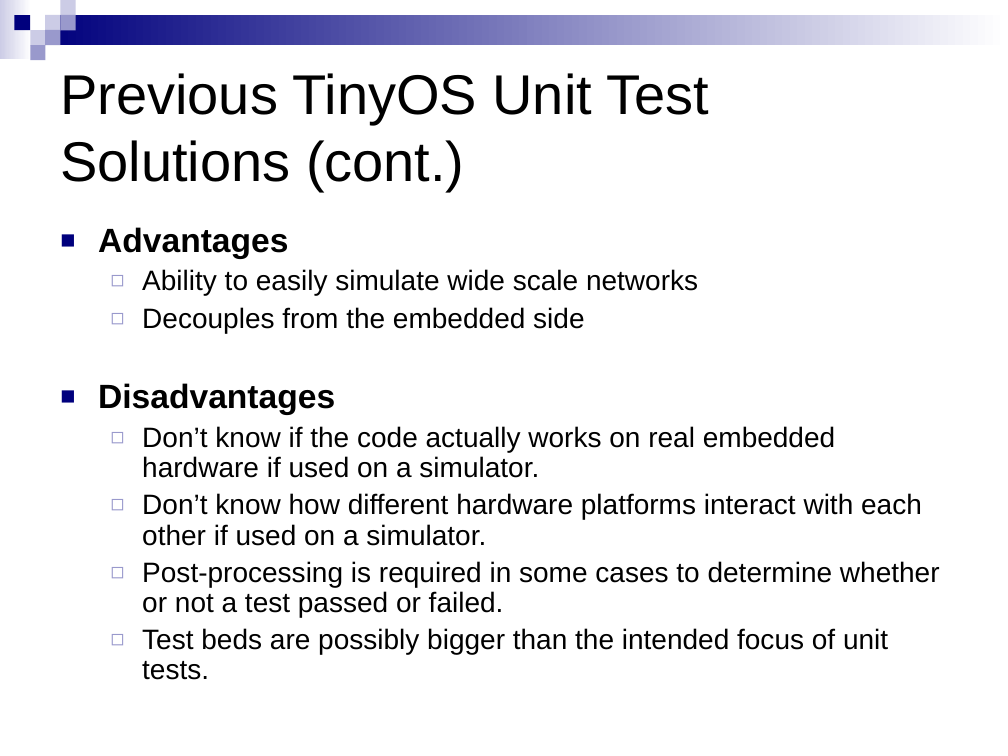
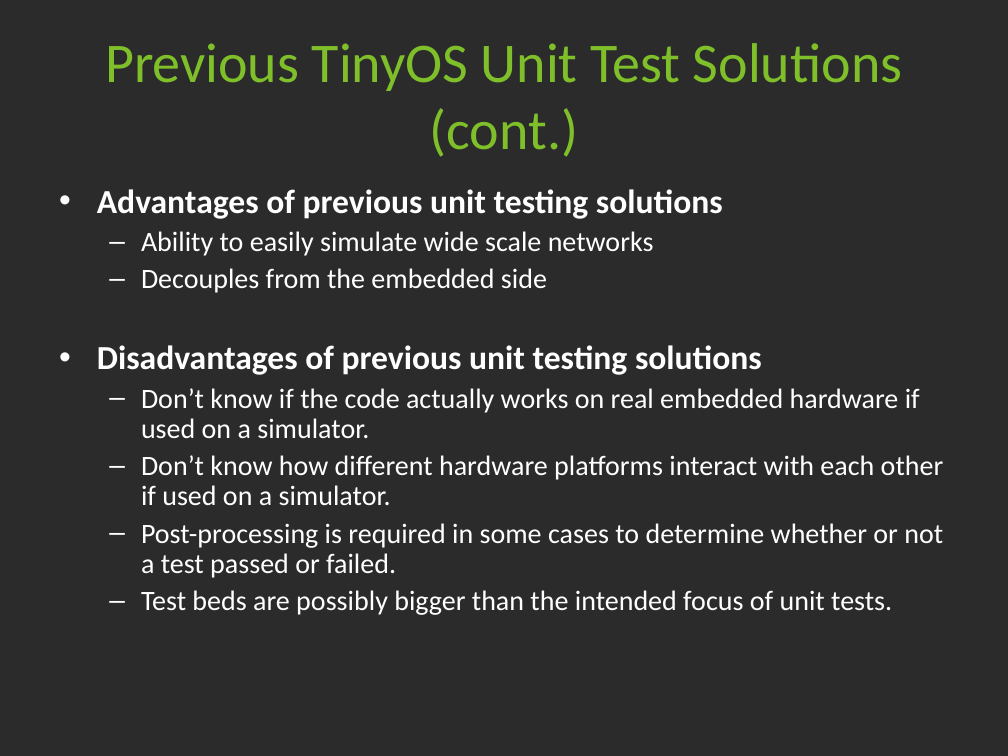
Before and after one commit to tyll/tinyos-2.x-contrib, a slide deck: slide 11 of tunit/docs/TUnit Intro.ppt. Drawn at 1008x756 pixels with LibreOffice and Linux fonts; fonts in the diff are those of the drawing; background and template pictures are left out; a plain dark background stands for a picture behind light text. Boxes give left, top, right and bottom in pixels: in the first picture for what was removed or moved away, otherwise in the second. Text is boxed around its words. In the diff, an @@ line names an element or a change of style, - is before the commit and + after.

```diff
--- a/tunit/docs/TUnit Intro.ppt
+++ b/tunit/docs/TUnit Intro.ppt
@@ background #FFFFFF to picture (left out) @@
@@ group removed at box(0, 0, 1008, 60): 9 rectangles @@
@@ title "Previous TinyOS Unit Test Solutions ...": place and size @@
-title "Previous TinyOS Unit Test Solutions ..." at box(60, 73, 710, 191)
+title "Previous TinyOS Unit Test Solutions ..." at box(105, 43, 902, 157)
@@ title "Previous TinyOS Unit Test Solutions ..." at box(105, 43, 902, 157): font Arial to Calibri, text colour #000000 to #7EBF2A; alignment left to centre @@
@@ text "Advantages of previous unit testing ...": place and size @@
-text "Advantages of previous unit testing ..." at box(98, 227, 940, 680)
+text "Advantages of previous unit testing ..." at box(97, 189, 944, 615)
@@ text at box(97, 189, 723, 219): text changed; font Arial to Calibri; text colour #000000 to #FFFFFF @@
-■ Advantages
+• Advantages of previous unit testing solutions
@@ text at box(141, 231, 944, 615): font Arial to Calibri, text colour #000000 to #FFFFFF in "Ability to easily simulate wide scale networks", "Decouples from the embedded side", "Don’t know if the code actually works ...", "Don’t know how different hardware platforms interact ..." and 2 more places; bullet ◻ to –; bullet colour #9999CC to #FFFFFF @@
@@ text at box(97, 345, 762, 375): text changed; font Arial to Calibri; text colour #000000 to #FFFFFF @@
-■ Disadvantages
+• Disadvantages of previous unit testing solutions
```
Also in this commit, not shown: 34 other slides changed, 4 slides added, 1 slide removed, 3 other files.
